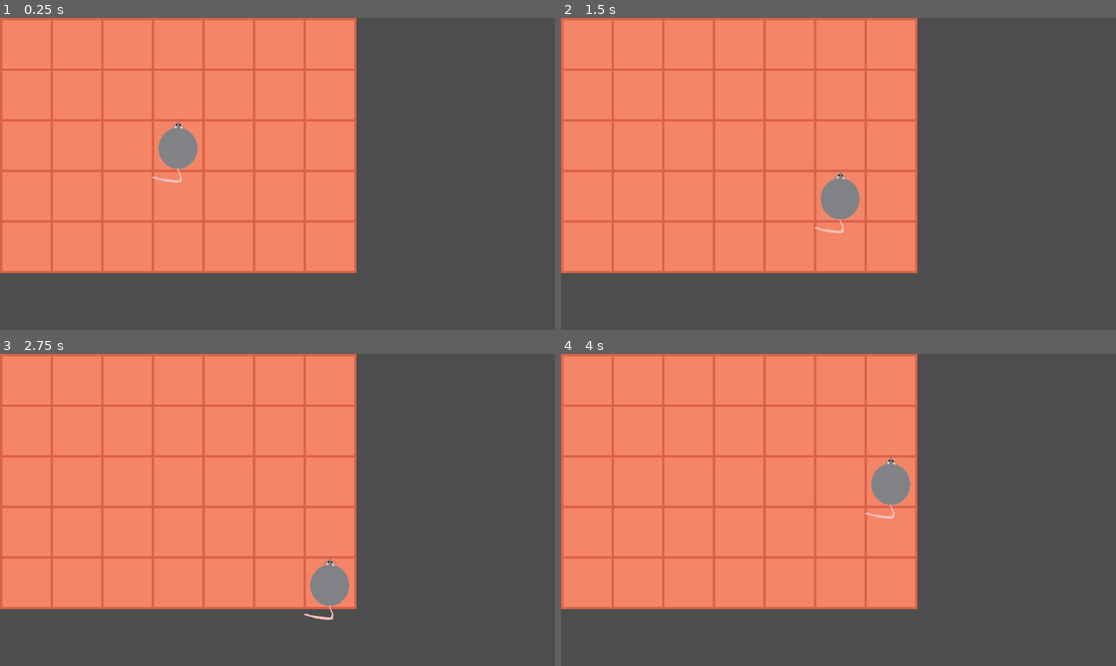
Above: before the commit, frames 1-4 (two rows, left to right).
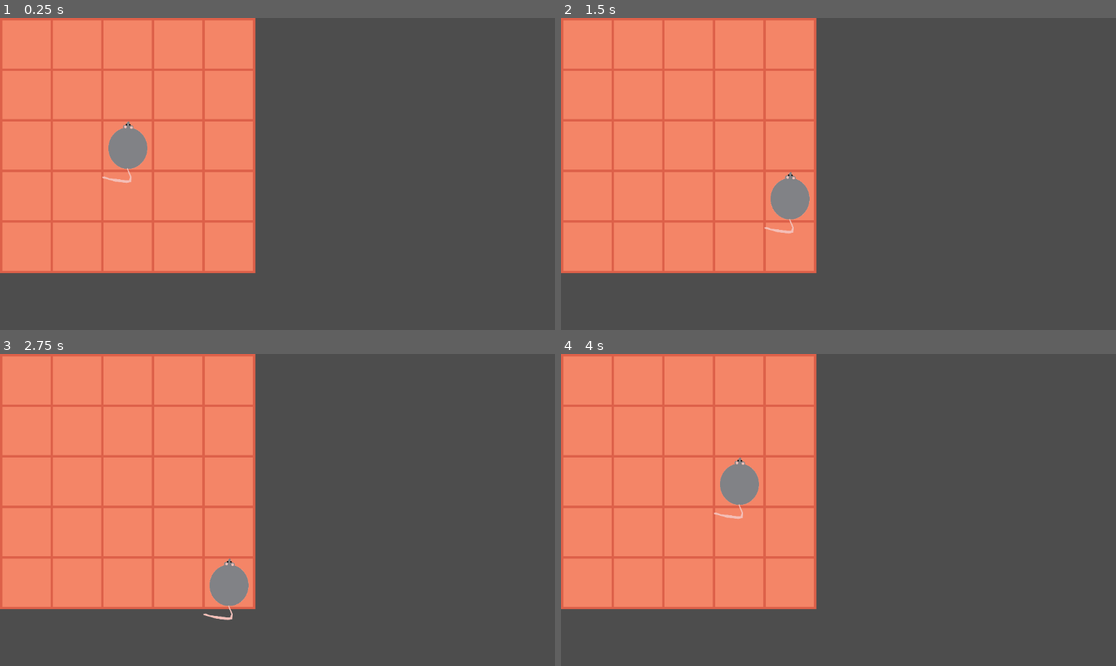
Above: after the commit, the same moments.

Repository: Noah-Morrison/FGJ-2024
Game: Godot game, scene res://FloorGrid.tscn
Two runs of this game, one before a commit and one after it. Both use one fixed random seed, a clock stepped at 60 frames per second and the inputs below.
Inputs:
- Up to frame 1 (0.25 s): no input
- Up to frame 2 (1.5 s): tap Enter at 0.5 s; hold D (move_right) 0.53-1.28 s; tap Space at 1.25 s; hold S (move_down) from 1.28 s (still down)
- Up to frame 3 (2.75 s): tap Enter at 2 s; release S (move_down) at 2.03 s; hold D (move_right) from 2.03 s (still down)
- Up to frame 4 (4 s): tap Space at 2.75 s; release D (move_right) at 2.78 s; hold W (move_up) 2.78-3.53 s; tap Enter at 3.5 s; hold A (move_left) from 3.53 s (still down)

The runs differ from the first frame. In frame 1, 17% of the frame differs, in the area x 18-65%, y 0-82%; in frame 2, 16%; in frame 3, 16%; in frame 4, 16%.

Commit message:
Player can't leave the grid anymore

Diff:
--- a/fgj-2024-c11ee5e/FloorGrid.tscn
+++ b/fgj-2024-c11ee5e/FloorGrid.tscn
@@ -6,7 +6,7 @@
 
 [node name="GridBackground" type="Polygon2D" parent="."]
 color = Color(0.866667, 0.380392, 0.290196, 1)
-polygon = PackedVector2Array(0, 0, 740, 0, 740, 530, 0, 530)
+polygon = PackedVector2Array(0, 0, 530, 0, 530, 530, 0, 530)
 
 [node name="Row1" type="Node2D" parent="GridBackground"]
 
@@ -32,16 +32,6 @@
 
 [node name="GridSquare5" type="Polygon2D" parent="GridBackground/Row1"]
 position = Vector2(425, 5)
-color = Color(0.956863, 0.52549, 0.407843, 1)
-polygon = PackedVector2Array(0, 0, 100, 0, 100, 100, 0, 100)
-
-[node name="GridSquare6" type="Polygon2D" parent="GridBackground/Row1"]
-position = Vector2(530, 5)
-color = Color(0.956863, 0.52549, 0.407843, 1)
-polygon = PackedVector2Array(0, 0, 100, 0, 100, 100, 0, 100)
-
-[node name="GridSquare7" type="Polygon2D" parent="GridBackground/Row1"]
-position = Vector2(635, 5)
 color = Color(0.956863, 0.52549, 0.407843, 1)
 polygon = PackedVector2Array(0, 0, 100, 0, 100, 100, 0, 100)
 
@@ -73,16 +63,6 @@
 color = Color(0.956863, 0.52549, 0.407843, 1)
 polygon = PackedVector2Array(0, 0, 100, 0, 100, 100, 0, 100)
 
-[node name="GridSquare6" type="Polygon2D" parent="GridBackground/Row2"]
-position = Vector2(530, 5)
-color = Color(0.956863, 0.52549, 0.407843, 1)
-polygon = PackedVector2Array(0, 0, 100, 0, 100, 100, 0, 100)
-
-[node name="GridSquare7" type="Polygon2D" parent="GridBackground/Row2"]
-position = Vector2(635, 5)
-color = Color(0.956863, 0.52549, 0.407843, 1)
-polygon = PackedVector2Array(0, 0, 100, 0, 100, 100, 0, 100)
-
 [node name="Row3" type="Node2D" parent="GridBackground"]
 position = Vector2(0, 210)
 
@@ -108,16 +88,6 @@
 
 [node name="GridSquare5" type="Polygon2D" parent="GridBackground/Row3"]
 position = Vector2(425, 5)
-color = Color(0.956863, 0.52549, 0.407843, 1)
-polygon = PackedVector2Array(0, 0, 100, 0, 100, 100, 0, 100)
-
-[node name="GridSquare6" type="Polygon2D" parent="GridBackground/Row3"]
-position = Vector2(530, 5)
-color = Color(0.956863, 0.52549, 0.407843, 1)
-polygon = PackedVector2Array(0, 0, 100, 0, 100, 100, 0, 100)
-
-[node name="GridSquare7" type="Polygon2D" parent="GridBackground/Row3"]
-position = Vector2(635, 5)
 color = Color(0.956863, 0.52549, 0.407843, 1)
 polygon = PackedVector2Array(0, 0, 100, 0, 100, 100, 0, 100)
 
@@ -149,16 +119,6 @@
 color = Color(0.956863, 0.52549, 0.407843, 1)
 polygon = PackedVector2Array(0, 0, 100, 0, 100, 100, 0, 100)
 
-[node name="GridSquare6" type="Polygon2D" parent="GridBackground/Row4"]
-position = Vector2(530, 5)
-color = Color(0.956863, 0.52549, 0.407843, 1)
-polygon = PackedVector2Array(0, 0, 100, 0, 100, 100, 0, 100)
-
-[node name="GridSquare7" type="Polygon2D" parent="GridBackground/Row4"]
-position = Vector2(635, 5)
-color = Color(0.956863, 0.52549, 0.407843, 1)
-polygon = PackedVector2Array(0, 0, 100, 0, 100, 100, 0, 100)
-
 [node name="Row5" type="Node2D" parent="GridBackground"]
 position = Vector2(0, 420)
 
@@ -187,15 +147,5 @@
 color = Color(0.956863, 0.52549, 0.407843, 1)
 polygon = PackedVector2Array(0, 0, 100, 0, 100, 100, 0, 100)
 
-[node name="GridSquare6" type="Polygon2D" parent="GridBackground/Row5"]
-position = Vector2(530, 5)
-color = Color(0.956863, 0.52549, 0.407843, 1)
-polygon = PackedVector2Array(0, 0, 100, 0, 100, 100, 0, 100)
-
-[node name="GridSquare7" type="Polygon2D" parent="GridBackground/Row5"]
-position = Vector2(635, 5)
-color = Color(0.956863, 0.52549, 0.407843, 1)
-polygon = PackedVector2Array(0, 0, 100, 0, 100, 100, 0, 100)
-
 [node name="Player" parent="." instance=ExtResource("1_irwvq")]
-position = Vector2(372, 272)
+position = Vector2(268, 272)
--- a/fgj-2024-c11ee5e/Scripts/player.gd
+++ b/fgj-2024-c11ee5e/Scripts/player.gd
@@ -21,21 +21,33 @@
 
 func _input(event):
 	if Input.is_action_pressed("move_up") && can_move:
-		position.y -= 105
-		can_move = false
-		timer.start()
+		if position.y < 100:
+			pass
+		else:
+			position.y -= 105
+			can_move = false
+			timer.start()
 	if Input.is_action_pressed("move_down") && can_move:
-		position.y += 105
-		can_move = false
-		timer.start()
+		if position.y > 400:
+			pass
+		else:
+			position.y += 105
+			can_move = false
+			timer.start()
 	if Input.is_action_pressed("move_left") && can_move:
-		position.x -= 105
-		can_move = false
-		timer.start()
+		if position.x < 100:
+			pass
+		else:
+			position.x -= 105
+			can_move = false
+			timer.start()
 	if Input.is_action_pressed("move_right") && can_move:
-		position.x += 105
-		can_move = false
-		timer.start()
+		if position.x > 400:
+			pass
+		else:
+			position.x += 105
+			can_move = false
+			timer.start()
 	if event.is_action_released("move_up"):
 		can_move = true
 	if event.is_action_released("move_down"):
